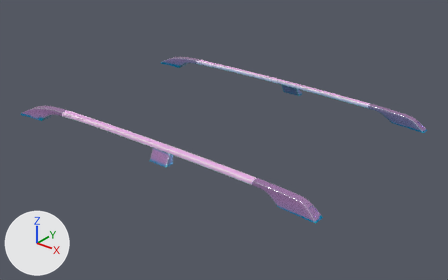
Renders of the glTF model model/parts/roof_rails.glb from each side of a commit.
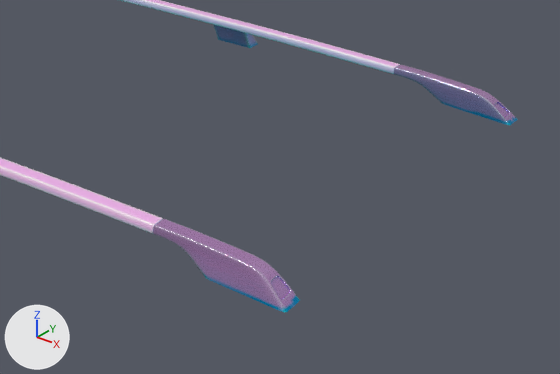
There are two pictures of each version: one whole from a 50 mm lens placed at (2.9, -2.5, 3.27), pointed at (0.93, -0.03, 1.74), one close up on the part from 40% to 100% of the width and 26% to 90% of the height. The lights are fixed; the arrows at lower left show +X, +Y and +Z. The first two pictures are the older version. Where no turn or scale is listed for an object, it has been applied to the vertices. Vertices at exactly the same position are counted once.

Names of what the first close-up shows: 'carpaint_7', 'chrome_3', 'chrome_4'.
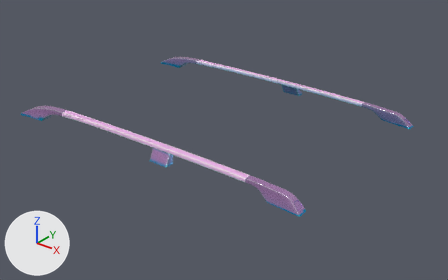
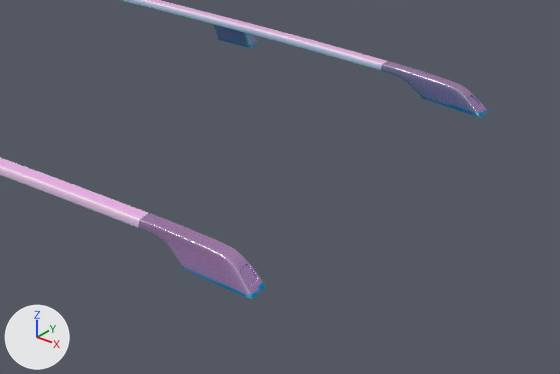
Location of each change, [x1, y1, x2, y2] in pixels of the close-ups (560 x 374 px; the box of a moved part takes in the faces that stretch with it):
'chrome_3', reshaped: before [153, 65, 518, 312]; after [139, 61, 489, 299]
part 2 of me_carpaint_7, moved or reshaped: before [37, 175, 163, 234]; after [37, 175, 149, 228]
part 3 of me_carpaint_7, moved or reshaped: before [292, 36, 400, 74]; after [292, 36, 388, 71]

The change in detail:
me_chrome_3 is used by ob_chrome_3; location (-0.332, 0.0, 1.222).
me_chrome_3 had 4304 vertices, 8320 faces and spanned x 0.2..2.19, y -0.63..0.63, z 0.59..0.71.
me_chrome_3 now has 4304 vertices, 8320 faces and spans x 0.2..2.11, y -0.63..0.63, z 0.59..0.71.
me_chrome_3 part 1: the whole mesh is multiplied about its middle by the matrix ((0.958, 0.0, 0.245), (0.0, 1.0, 0.0), (0.0, 0.0, 1.0)), then moved by (-0.03, 0.0, 0.0).
me_carpaint_7 is used by ob_carpaint_7; location (-0.01, 0.0, 1.134).
me_carpaint_7 had 800 vertices, 1536 faces and spanned x 0.24..1.53, y -0.589..0.589, z 0.754..0.796.
me_carpaint_7 now has 800 vertices, 1536 faces and spans x 0.24..1.492, y -0.589..0.589, z 0.754..0.796.
me_carpaint_7 part 2: all 128 vertices in x 1.303..1.53, y -0.573..-0.53, z 0.771..0.795 are scaled about their middle by (0.876, 1, 1), then moved by (-0.024, 0.0, 0.0).
me_carpaint_7 part 3: all 128 vertices in x 1.303..1.53, y 0.53..0.573, z 0.771..0.795 are scaled about their middle by (0.876, 1, 1), then moved by (-0.024, 0.0, 0.0).
